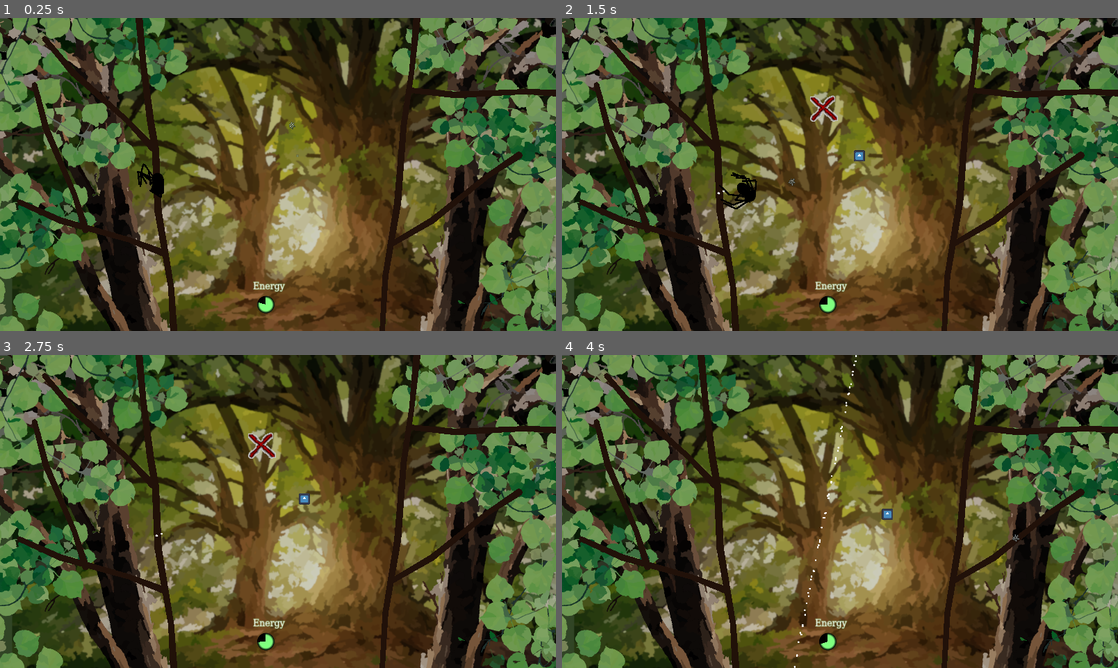
Above: before the commit, frames 1-4 (two rows, left to right).
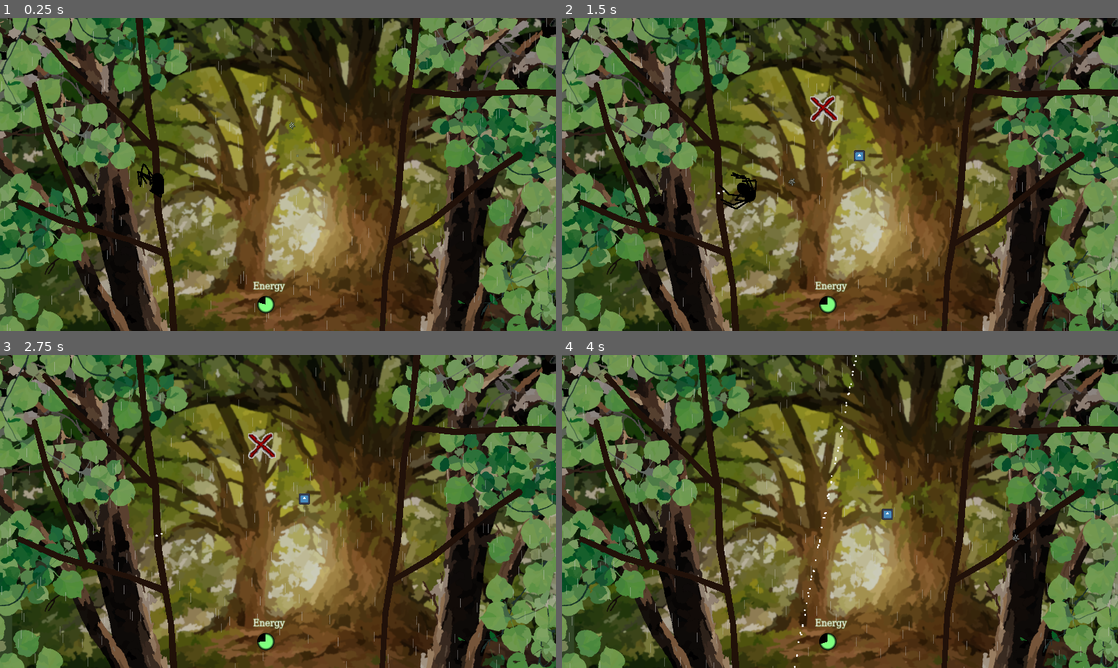
Above: after the commit, the same moments.

Repository: InRe-Dan/ld56
Game: Godot game, scene res://world/world.tscn
The game is run twice, just before and just after one commit, with the same random seed, the same clock (stepped at 60 frames per second) and the same inputs. The engine's default icon, where the game draws it, is replaced by a stand-in: a white triangle on a blue panel in a dark square.
Inputs (mouse positions are in pixels of both pictures, inside the frame that each line leads up to):
- Up to frame 1 (0.25 s): no input
- Up to frame 2 (1.5 s): move the mouse to (962, 158) at 0.52 s; hold D (move_right) 0.53-1.28 s; hold Right mouse button (destroy_web) 0.53-1.28 s; move the mouse to (728, 190) at 1.27 s; hold S (move_down) from 1.28 s (still down); click (728, 190) at 1.35 s
- Up to frame 3 (2.75 s): move the mouse to (333, 442) at 2.02 s; release S (move_down) at 2.03 s; hold D (move_right) from 2.03 s (still down); hold Right mouse button (destroy_web) from 2.03 s (still down)
- Up to frame 4 (4 s): move the mouse to (812, 574) at 2.77 s; release D (move_right) at 2.78 s; release Right mouse button (destroy_web) at 2.78 s; hold W (move_up) 2.78-3.53 s; click (812, 574) at 2.85 s; move the mouse to (1006, 558) at 3.52 s; hold A (move_left) from 3.53 s (still down); hold Right mouse button (destroy_web) from 3.53 s (still down)

The runs differ from the first frame. In frame 1, 0.8% of the frame differs, in the area x 0-100%, y 0-100%; in frame 2, 0.8%; in frame 3, 0.8%; in frame 4, 0.8%.

Commit message:
Rain shader fix

Diff:
--- a/world/world.tscn
+++ b/world/world.tscn
@@ -20,13 +20,13 @@
 _data = [Vector2(0, 0), 0.0, 0.982845, 0, 0, Vector2(1, 1), 1.08666, 0.0, 0, 0]
 point_count = 2
 
-[sub_resource type="ShaderMaterial" id="ShaderMaterial_wf2re"]
+[sub_resource type="ShaderMaterial" id="ShaderMaterial_s63mh"]
 shader = ExtResource("11_pcwd8")
 shader_parameter/rain_amount = 1000.0
-shader_parameter/near_rain_length = 0.04
-shader_parameter/far_rain_length = 0.04
-shader_parameter/near_rain_width = 0.5
-shader_parameter/far_rain_width = 0.3
+shader_parameter/near_rain_length = 0.03
+shader_parameter/far_rain_length = 0.03
+shader_parameter/near_rain_width = 0.4
+shader_parameter/far_rain_width = 0.2
 shader_parameter/near_rain_transparency = 0.3
 shader_parameter/far_rain_transparency = 0.5
 shader_parameter/rain_color = Color(0.8, 0.8, 0.8, 1)
@@ -61,9 +61,10 @@
 position = Vector2(1904, 1070)
 
 [node name="Sprite2D" type="Sprite2D" parent="."]
-material = SubResource("ShaderMaterial_wf2re")
+
 [node name="Backdrop" type="Sprite2D" parent="."]
 modulate = Color(0.8, 0.8, 0.8, 1)
+material = SubResource("ShaderMaterial_s63mh")
 texture = ExtResource("4_2hkic")
 centered = false
 
